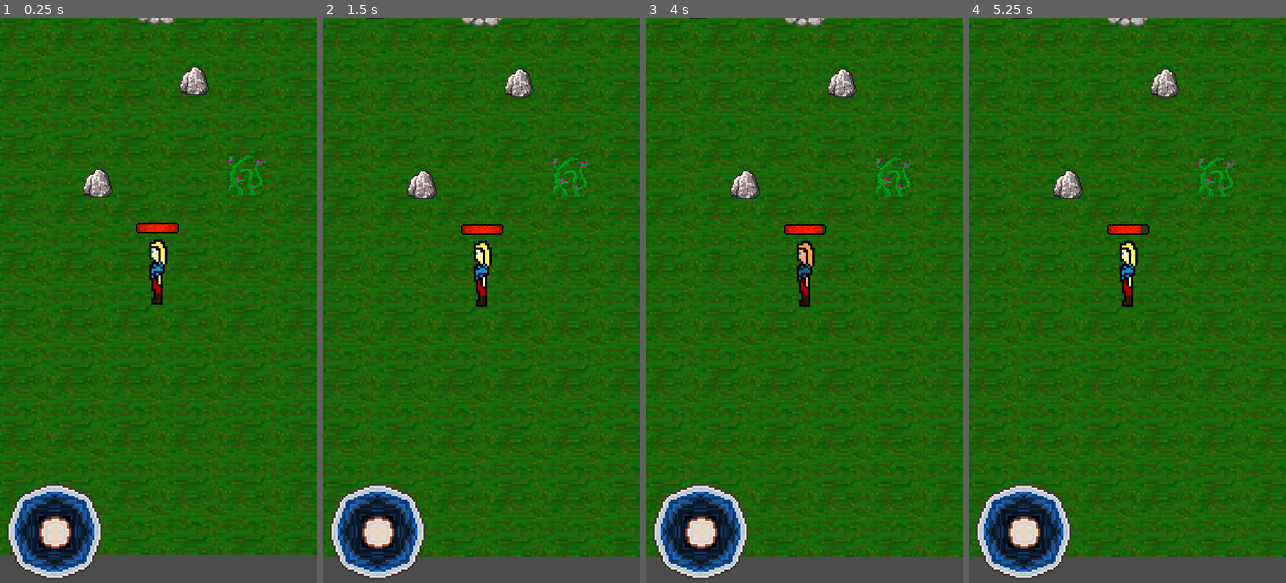
Above: before the commit, frames 1-4 (left to right).
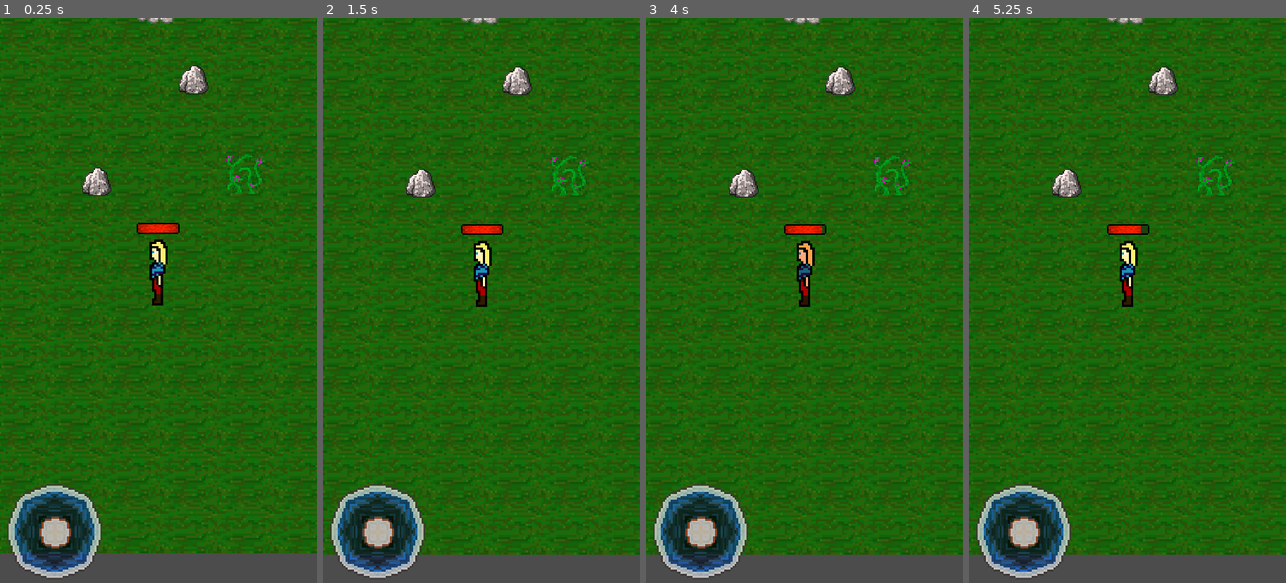
Above: after the commit, the same moments.

Repository: TeamQuay/Character-Movement
Game: Godot game, scene res://Main.tscn
Two runs of this game, one before a commit and one after it. Both use one fixed random seed, a clock stepped at 60 frames per second and the inputs below.
Inputs (mouse positions are in pixels of both pictures, inside the frame that each line leads up to):
- Up to frame 1 (0.25 s): no input
- Up to frame 2 (1.5 s): tap Enter at 0.5 s; move the mouse to (551, 272) at 0.52 s; click (551, 272) at 0.67 s; drag from (418, 328) to (570, 181) at 1.27 s
- Up to frame 3 (4 s): tap Space at 2, 3.5 s; move the mouse to (836, 176) at 2.02 s; tap Enter at 2.75 s; drag from (788, 413) to (804, 272) at 2.77 s; move the mouse to (899, 385) at 3.52 s; hold A from 3.53 s (still down)
- Up to frame 4 (5.25 s): release A at 4.25 s; drag from (1032, 215) to (1079, 159) at 4.27 s; tap Enter at 5 s; move the mouse to (1143, 300) at 5.02 s; hold A from 5.03 s (still down); click (1143, 300) at 5.17 s

The runs differ from the first frame. In frame 1, 21% of the frame differs, in the area x 0-100%, y 0-99%; in frame 2, 29%; in frame 3, 29%; in frame 4, 29%.

Commit message:
added different movement modes

Diff:
--- a/scenes/Joystick.tscn
+++ b/scenes/Joystick.tscn
@@ -9,6 +9,7 @@
 radius = 150.0
 
 [node name="Joystick" type="Sprite"]
+modulate = Color( 1, 1, 1, 0.784314 )
 texture = ExtResource( 1 )
 
 [node name="JoystickButton" type="TouchScreenButton" parent="."]
--- a/scripts/player/JoystickButton.gd
+++ b/scripts/player/JoystickButton.gd
@@ -1,11 +1,17 @@
 extends TouchScreenButton
-
 
 var radius = Vector2(150, 150)	# Radius of the button
 var max_dist = 250 				# How far the button can be dragged from center
 var drag = -1					# Tracks which pointer is touching the screen
 var snap_accel = 20				# Accel for button to snap back to center
-var movement_threshold = 100	# Max dist from center to move button before movement
+
+# Min dist to move joystick from center for each movement
+var run_threshold = 200
+var walk_threshold = 100
+var sneak_threshold = 50
+# Movement factor when walking/sneaking
+const WALK_CONST = 0.5
+const SNEAK_CONST = 0.1
 
 
 func get_button_pos():
@@ -42,8 +48,19 @@
 	if (event is InputEventScreenTouch and !event.is_pressed() and event.get_index() == drag):
 		drag = -1
 
+
 func get_value():
-	if (get_button_pos().length() > movement_threshold):
-		return get_button_pos().normalized()
+	var movement: Vector2
+	# running speed (past run_threshold radius on joystick)
+	if (get_button_pos().length() > run_threshold):
+		movement = get_button_pos().normalized()
+	# walking speed (past walk_threshold radius on joystick)
+	elif (get_button_pos().length() > walk_threshold):
+		movement = get_button_pos().normalized() * 0.5
+	# sneak speed (past sneak_threshold radius on joystick)
+	elif (get_button_pos().length() > sneak_threshold):
+		movement = get_button_pos().normalized() * 0.1
 	else:
-		return Vector2.ZERO
+		movement = Vector2.ZERO
+
+	return movement
--- a/scripts/player/Player.gd
+++ b/scripts/player/Player.gd
@@ -1,4 +1,3 @@
-# inherits from KinematicBody2D
 extends KinematicBody2D
 
 signal update_health(current_health)
@@ -38,7 +37,7 @@
 func _process(_delta):
 	movement = joystick.get_value()
 
-	# animations
+	# animations (fix this!)
 	if (movement != Vector2.ZERO):
 		if (movement.x > 0):
 			animate_movement.play("WalkRight")
@@ -47,31 +46,22 @@
 	else:
 		animate_movement.play("IdleLeft")
 
-	#movement = apply_latency(movement)
 	movement = move_and_slide(movement * max_speed)
 
-
-func accelerate(magnitude):
-	if (velocity + magnitude <= max_speed):
-		velocity += magnitude
-
-func decelerate(magnitude):
-	if (velocity - magnitude >= min_speed):
-		velocity -= magnitude
-
+# might use this later..?
 func apply_latency(vector):
 	latency_list.append(vector)
 	if (len(latency_list) > latency_frames):
 		latency_list.remove(0)
 	return latency_list[0]
 
+# ---------------------------------------------------------
+
 func _input(event):
 	# FOR TESTING: player takes damage when "A" key pressed
 	if (event is InputEventKey):
 		if (event.pressed  and event.scancode == KEY_A):
 			damage_player(10)
-
-# ---------------------------------------------------------
 
 func kill_player():
 	# WIP
